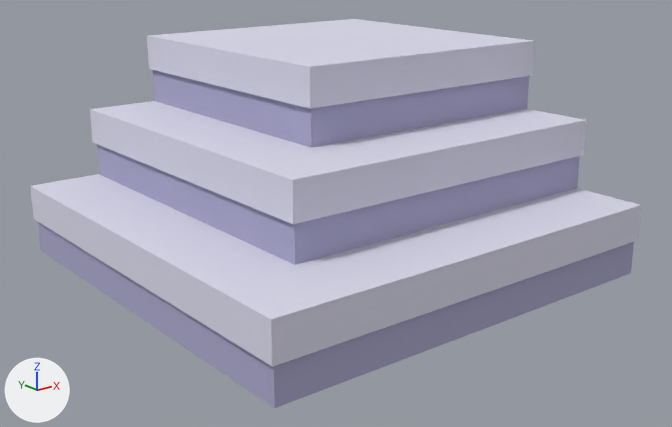
Before and after pictures for a commit that changed the glTF model new-game-project/art/platformer/stairs_half_corner.glb.
Both versions are drawn from a 50 mm lens placed at (-1.286, -1.646, 0.772), pointed at (-0.004, -0.044, 0.131). The axes (+X, +Y, +Z) are drawn at lower left. The lights are the same throughout. The first picture is the older version.

The first picture shows 'stairs-half-corner'.
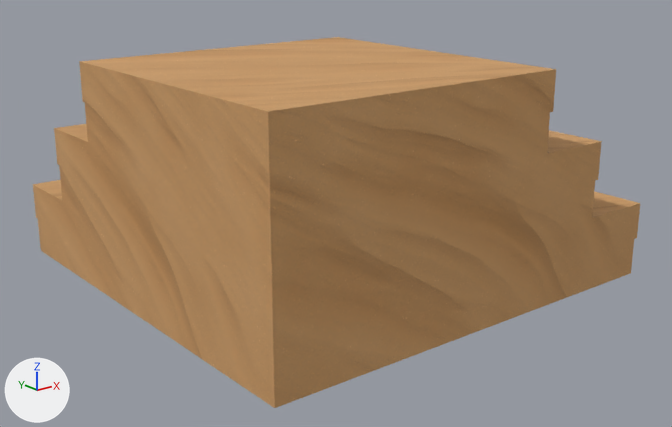
Boxes [x1, y1, x2, y2] around the edits, measured in the pictures (672 x 427 px):
'stairs-half-corner', surface changed, turned: before [30, 19, 642, 408]; after [33, 37, 640, 408]

Edits to the bpy script that builds the scene:
```text
Add img_sand:
    img_sand = load_image('sand', '_unpacked/sand', 512, 512, 'sRGB')
Change mat_stonelight_clone:
    remove mat_stonelight_clone.base_color = (0.71, 0.701, 0.84)  # white #dbdaec
    add mat_stonelight_clone.texture = img_sand
Change ob_stairs_half_corner:
    ob_stairs_half_corner.rotation_euler: (1.571, 0.0, 0.0) -> (1.571, 0.0, 3.142)  # degrees (90, 0, 0) -> degrees (90, 0, 180)
```
